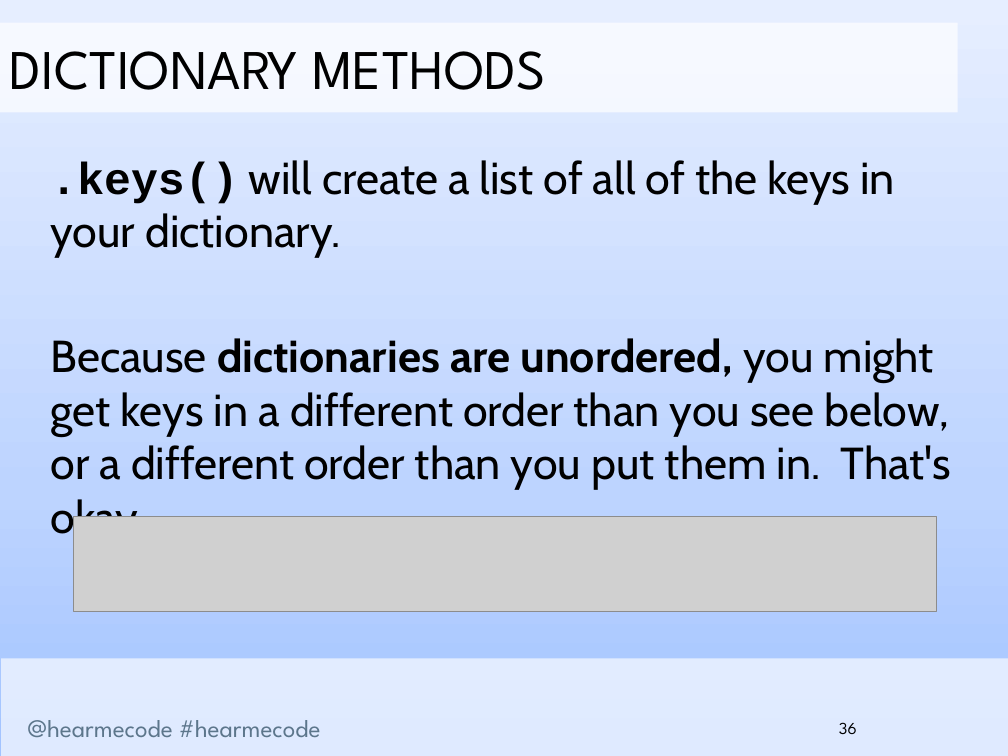
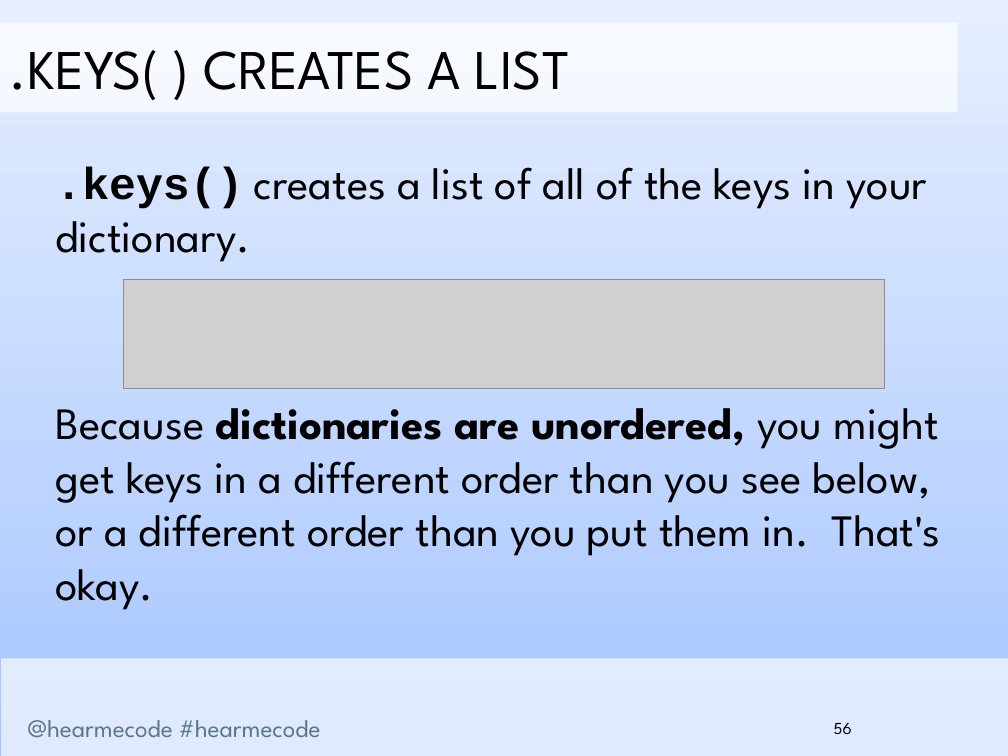
Before and after one commit to hearmecode/slides, a slide deck: slide 56 of Lesson 3/Hear Me Code - File Handling and Dictionaries.pptx (slide 36 before the commit). Drawn at 1008x756 pixels with LibreOffice and Linux fonts; fonts in the diff are those of the drawing; grey boxes stand for pictures; background and template pictures are left out. Boxes give left, top, right and bottom in pixels: in the first picture for what was removed or moved away, otherwise in the second. Text is boxed around its words. In the diff, an @@ line names an element or a change of style, - is before the commit and + after.

```diff
--- a/Lesson 3/Hear Me Code - File Handling and Dictionaries.pptx
+++ b/Lesson 3/Hear Me Code - File Handling and Dictionaries.pptx
@@ text in rectangle at [10,50,570,100]: text changed @@
-DICTIONARY METHODS
+.KEYS( ) CREATES A LIST
@@ text at [55,167,927,262]: text changed; font Cabin to League Spartan @@
-.keys() will create a list of all of the keys in your dictionary.
+.keys() creates a list of all of the keys in your dictionary.
@@ picture added at [123,279,885,388] @@
@@ text at [55,408,940,610]: font Cabin to League Spartan in "Because dictionaries are unordered, you might get ..." @@
@@ picture removed at [74,516,937,611] @@
@@ page number at [834,723,852,734]: text changed @@
-36
+56
```
Also in this commit, not shown: 35 other slides changed, 28 slides added, 6 slides removed, 3 other files.
